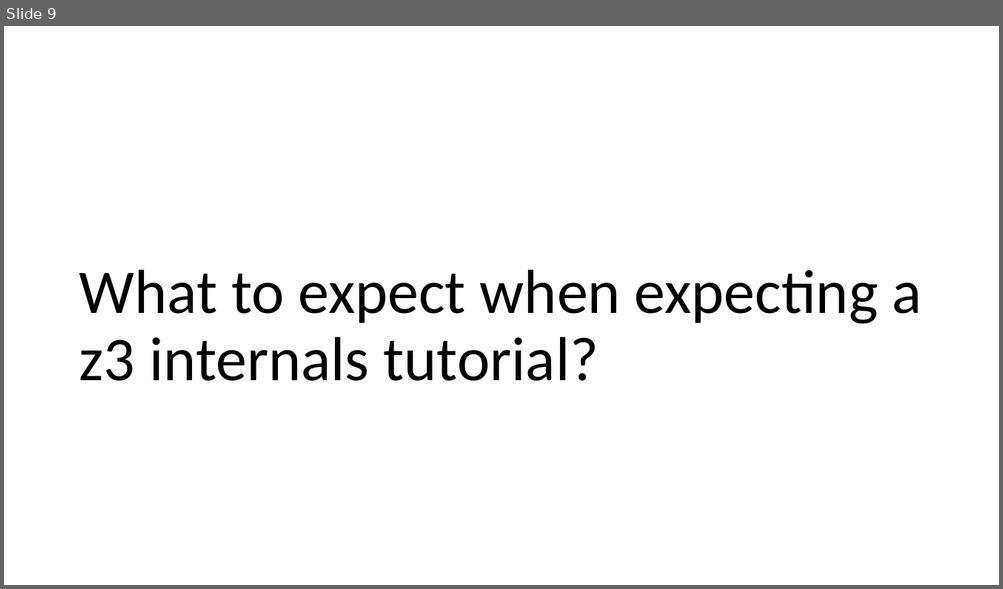
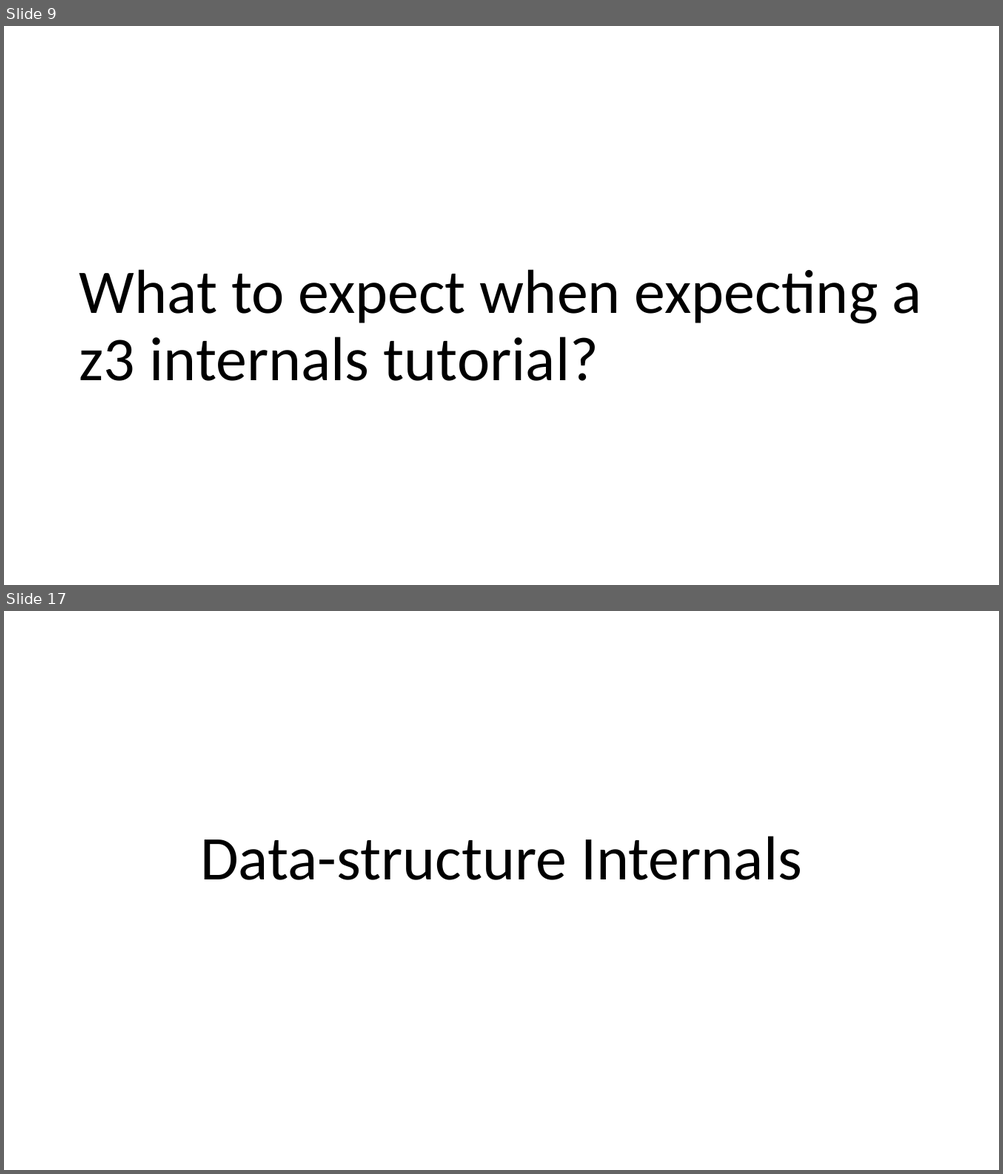
Before and after one commit to Z3Prover/doc, a slide deck: internals/tutorial/z3internals.pptx. Shown one above the other, each under a label of ours: slide 9 before the commit, slides 9 and 17 after it; the slides between them are not shown. The pictures are 1003x589 and 1003x1174 pixels, drawn with LibreOffice and Linux fonts; fonts in the diff are those of the drawing. Boxes give left, top, right and bottom in pixels: in the first picture for what was removed or moved away, otherwise in the second. Text is boxed around its words. In the diff, an @@ line names an element or a change of style, - is before the commit and + after.

Commit message:
internals

```diff
--- a/internals/tutorial/z3internals.pptx
+++ b/internals/tutorial/z3internals.pptx
@@ slide 17 added at (x1=4, y1=611, x2=999, y2=1170), background #FFFFFF @@
@@ title added at (x1=200, y1=836, x2=802, y2=880), 60 pt, text #000000 @@
+Data-structure Internals
```
Also in this commit, not shown: 10 other slides added.
